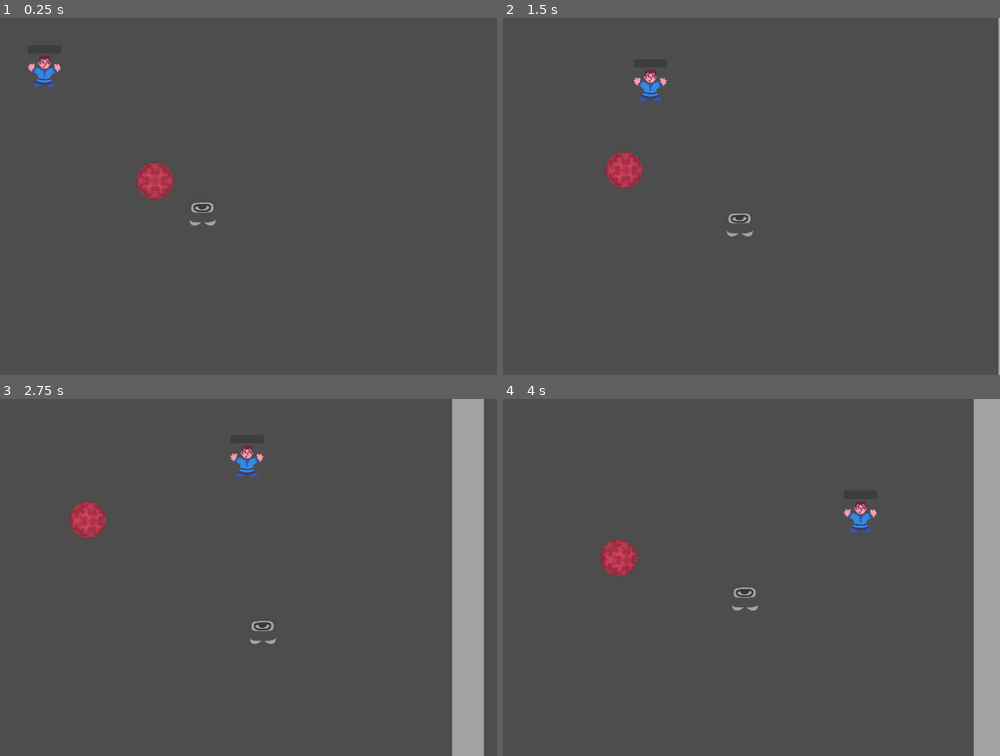
Above: before the commit, frames 1-4 (two rows, left to right).
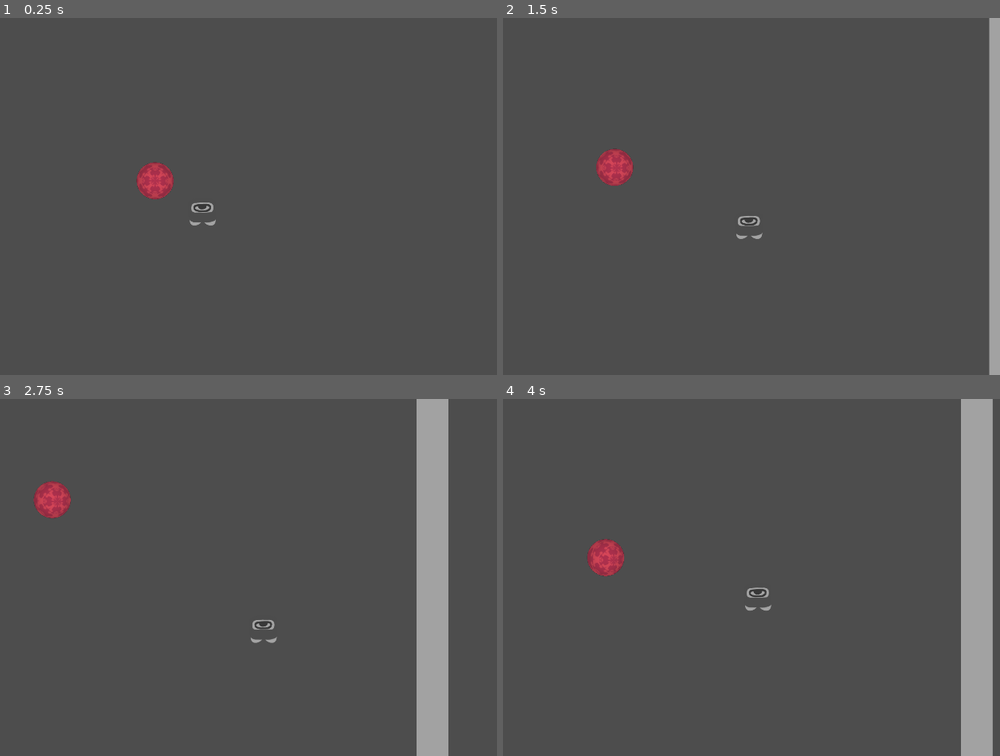
Above: after the commit, the same moments.

Repository: Hangover-Sunshine/KATAMARI-MEATBALL
Game: Godot game, scene res://scenes/Temporary/CatamariTest.tscn
The game is run twice, just before and just after one commit, with the same random seed, the same clock (stepped at 60 frames per second) and the same inputs. This scene is started directly instead of the project's main scene.
Inputs (mouse positions are in pixels of both pictures, inside the frame that each line leads up to):
- Up to frame 1 (0.25 s): no input
- Up to frame 2 (1.5 s): move the mouse to (821, 178) at 0.52 s; hold D (WalkRight) 0.53-1.28 s; click (821, 178) at 0.67 s; move the mouse to (552, 214) at 1.27 s; hold S (WalkDown) from 1.28 s (still down)
- Up to frame 3 (2.75 s): move the mouse to (243, 498) at 2.02 s; release S (WalkDown) at 2.03 s; hold D (WalkRight) from 2.03 s (still down)
- Up to frame 4 (4 s): move the mouse to (652, 648) at 2.77 s; release D (WalkRight) at 2.78 s; hold W (WalkUp) 2.78-3.53 s; click (652, 648) at 2.92 s; move the mouse to (870, 631) at 3.52 s; hold A (WalkLeft) from 3.53 s (still down)

The runs differ from the first frame. In frame 1, 0.3% of the frame differs, in the area x 5-13%, y 10-20%; in frame 2, 3.0%; in frame 3, 15%, in the area x 6-98%, y 0-100%; in frame 4, 5.1%.

Commit message:
melee hero is now its own class and derivative of Adventurer

Diff:
--- a/prefabs/entities/Ball3D.tscn
+++ b/prefabs/entities/Ball3D.tscn
@@ -1,6 +1,6 @@
 [gd_scene load_steps=5 format=3 uid="uid://dkhqlhb2o75jk"]
 
-[ext_resource type="Script" path="res://scripts/entity/Ball3D.gd" id="1_fky82"]
+[ext_resource type="Script" path="res://scripts/entity/ball/Ball3D.gd" id="1_fky82"]
 [ext_resource type="Texture2D" uid="uid://liv6y54ne6hx" path="res://assets/temporary/Meatball_Pattern_512.png" id="2_solbl"]
 
 [sub_resource type="StandardMaterial3D" id="StandardMaterial3D_h7uk7"]
--- a/prefabs/entities/FleshBall.tscn
+++ b/prefabs/entities/FleshBall.tscn
@@ -1,7 +1,7 @@
 [gd_scene load_steps=6 format=3 uid="uid://b2rldqippwrkr"]
 
 [ext_resource type="Texture2D" uid="uid://dvg5oc3axuiqe" path="res://assets/particle/Circle1.png" id="1_11vk3"]
-[ext_resource type="Script" path="res://scripts/entity/FleshBall.gd" id="1_amhv6"]
+[ext_resource type="Script" path="res://scripts/entity/ball/FleshBall.gd" id="1_amhv6"]
 [ext_resource type="PackedScene" uid="uid://dkhqlhb2o75jk" path="res://prefabs/entities/Ball3D.tscn" id="3_1gaad"]
 
 [sub_resource type="CircleShape2D" id="CircleShape2D_tdqra"]
--- a/prefabs/entities/Adventurer.tscn
+++ b/prefabs/entities/MeleeHero.tscn
@@ -1,6 +1,6 @@
 [gd_scene load_steps=11 format=3 uid="uid://8nio5o2tjs5l"]
 
-[ext_resource type="Script" path="res://scripts/entity/Adventurer.gd" id="1_dxto2"]
+[ext_resource type="Script" path="res://scripts/entity/adventurer/MeleeHero.gd" id="1_22tij"]
 [ext_resource type="PackedScene" uid="uid://bjqb4w7t3q0yb" path="res://prefabs/entities/all_character.tscn" id="1_ico5n"]
 [ext_resource type="Texture2D" uid="uid://b7e4h8l2s1sum" path="res://assets/particle/Bracket1.png" id="3_61fqr"]
 
@@ -52,10 +52,10 @@
 "melee_attack": SubResource("Animation_7opum")
 }
 
-[node name="Adventurer" type="CharacterBody2D"]
+[node name="MeleeHero" type="CharacterBody2D"]
 collision_layer = 4
 collision_mask = 32
-script = ExtResource("1_dxto2")
+script = ExtResource("1_22tij")
 
 [node name="GraphicsController" parent="." instance=ExtResource("1_ico5n")]
 
@@ -63,7 +63,6 @@
 shape = SubResource("RectangleShape2D_74fi5")
 
 [node name="Melee" type="Node2D" parent="."]
-process_mode = 4
 
 [node name="HitArea" type="Area2D" parent="Melee"]
 collision_mask = 17
--- a/scenes/Temporary/CatamariTest.tscn
+++ b/scenes/Temporary/CatamariTest.tscn
@@ -8,7 +8,7 @@
 [ext_resource type="PackedScene" uid="uid://cnwjts4gjgnfd" path="res://prefabs/entities/Civilian.tscn" id="6_qedqf"]
 [ext_resource type="Script" path="res://scripts/system/CultistController.gd" id="7_auwjg"]
 [ext_resource type="PackedScene" uid="uid://p364hgcf8vms" path="res://prefabs/entities/Cultist.tscn" id="8_xpyn0"]
-[ext_resource type="PackedScene" uid="uid://8nio5o2tjs5l" path="res://prefabs/entities/Adventurer.tscn" id="9_jtfr8"]
+[ext_resource type="PackedScene" uid="uid://8nio5o2tjs5l" path="res://prefabs/entities/MeleeHero.tscn" id="9_jtfr8"]
 
 [sub_resource type="NavigationPolygon" id="NavigationPolygon_ccia3"]
 vertices = PackedVector2Array(1388, -1080, 1397, 1343, -1005, 1339, -996, -1084)
@@ -27,6 +27,7 @@
 
 [node name="Player" parent="." instance=ExtResource("1_uof3s")]
 position = Vector2(207, 99)
+Speed = 375.0
 
 [node name="BallCamera" type="Camera2D" parent="." node_paths=PackedStringArray("Player", "Target")]
 position = Vector2(-176, -38)
@@ -151,6 +152,8 @@
 gizmo_extents = 100.0
 
 [node name="Civilian" parent="CivilianController" instance=ExtResource("6_qedqf")]
+process_mode = 4
+visible = false
 position = Vector2(-151, -216)
 
 [node name="Civilian2" parent="CivilianController" instance=ExtResource("6_qedqf")]
@@ -174,7 +177,6 @@
 visible = false
 position = Vector2(-619, -469)
 
-[node name="Adventurer" parent="." instance=ExtResource("9_jtfr8")]
-process_mode = 4
-visible = false
+[node name="MeleeHero" parent="." instance=ExtResource("9_jtfr8")]
 position = Vector2(882, -945)
+MovementSpeed = 350.0
--- /dev/null
+++ b/scripts/entity/adventurer/Adventurer.gd
@@ -0,0 +1,43 @@
+extends Entity
+class_name Adventurer
+
+@export var MovementSpeed:float = 300.0
+@export_range(0.1, 0.8) var EscortSpeedPenality:float = 0.5
+#@export var RangedHealth:Vector2 = Vector2(2, 4)
+
+#@onready var ranged = $Ranged
+
+# Player or Fleshball or Civvy Exit
+var target
+var player:Lich
+
+# 2 = Guard, 3 = Archer, 4 = Wizard
+var venture_type:int
+
+var attack:bool = false
+var helping_civilian:bool = false
+
+var help_after:Civilian
+var civilian:Civilian
+
+func _ready():
+	$GraphicsController.character = venture_type
+	$GraphicsController.generate_character()
+##
+
+func rolled_over():
+	queue_free()
+##
+
+func free_from_help():
+	helping_civilian = false
+	civilian = null
+	target = player
+##
+
+func take_damage(dmg):
+	if helping_civilian:
+		civilian.escort_under_attack = true
+	##
+	health -= dmg
+##
--- a/scripts/entity/Adventurer.gd
+++ b/scripts/entity/adventurer/MeleeHero.gd
@@ -1,49 +1,16 @@
-extends CharacterBody2D
-class_name Adventurer
+extends Adventurer
+class_name MeleeHero
 
-@export var MovementSpeed:float = 300.0
-@export_range(0.1, 0.8) var EscortSpeedPenality:float = 0.5
 @export var MeleeHealth:Vector2 = Vector2(5, 8)
-@export var RangedHealth:Vector2 = Vector2(2, 4)
 
 @onready var melee = $Melee
-@onready var ranged = $Ranged
 @onready var travel_brain = $TravelBrain
 @onready var attack_anim = $AttackAnim
 
-# Player or Fleshball or Civvy Exit
-@onready var target = $"../Player"
-@onready var player:Lich = $"../Player"
-
-# 2 = Guard, 3 = Archer, 4 = Wizard
-var venture_type:int
-var health:int
-
-var attack:bool = false
-var helping_civilian:bool = false
-var setup_finished:bool = false
-
-var help_after:Civilian
-var civilian:Civilian
-
 func _ready():
-	venture_type = 2 #randi_range(2, 4)
-	$GraphicsController.character = venture_type
-	if venture_type == 2:
-		health = randi_range(MeleeHealth.x, MeleeHealth.y)
-		melee.process_mode = Node.PROCESS_MODE_INHERIT
-	else:
-		health = randi_range(RangedHealth.x, RangedHealth.y)
-		ranged.process_mode = Node.PROCESS_MODE_INHERIT
-	##
-	$GraphicsController.generate_character()
-	call_deferred("_await_set")
-##
-
-func _await_set():
-	await get_tree().physics_frame
-	travel_brain.target_position = target.global_position
-	setup_finished = true
+	venture_type = 2
+	health = randi_range(MeleeHealth.x, MeleeHealth.y)
+	super()
 ##
 
 func _process(delta):
@@ -68,12 +35,12 @@
 ##
 
 func _physics_process(delta):
-	if setup_finished == false or attack or\
+	if attack or\
 		(helping_civilian and global_position.is_equal_approx(target.global_position)):
 		return
 	##
 
-	if travel_brain.is_navigation_finished():
+	if travel_brain.is_navigation_finished() and target != null:
 		travel_brain.target_position = target.global_position
 	##
 
@@ -107,45 +74,21 @@
 	##
 ##
 
-func get_consumption_addition():
-	return 6 # TODO: expose
-##
-
-func rolled_over():
-	queue_free()
-##
-
 # Only melee use this function!
 func _on_hit_area_body_entered(body):
 	body.take_damage(2)
 ##
 
 func _on_npc_sighter_body_entered(body):
-	if venture_type == 2:
-		if helping_civilian == false:
-			if body is Civilian and !(target is Civilian):
-				var maybe_targ = body.being_converted_by()
-				if maybe_targ:
-					target = maybe_targ
-					help_after = body
-				else:
-					target = body
-				##
+	if helping_civilian == false:
+		if body is Civilian and !(target is Civilian):
+			var maybe_targ = body.being_converted_by()
+			if maybe_targ:
+				target = maybe_targ
+				help_after = body
+			else:
+				target = body
 			##
 		##
-	else:
-		pass
 	##
 ##
-
-func free_from_help():
-	helping_civilian = false
-	civilian = null
-	target = player
-##
-
-func take_damage(dmg):
-	if helping_civilian:
-		civilian.escort_under_attack = true
-	##
-##
--- /dev/null
+++ b/scripts/entity/adventurer/RangedHero.gd
@@ -0,0 +1,2 @@
+extends Adventurer
+class_name RangedHero
Renamed: scripts/entity/Ball3D.gd -> scripts/entity/ball/Ball3D.gd
Renamed: scripts/entity/FleshBall.gd -> scripts/entity/ball/FleshBall.gd
